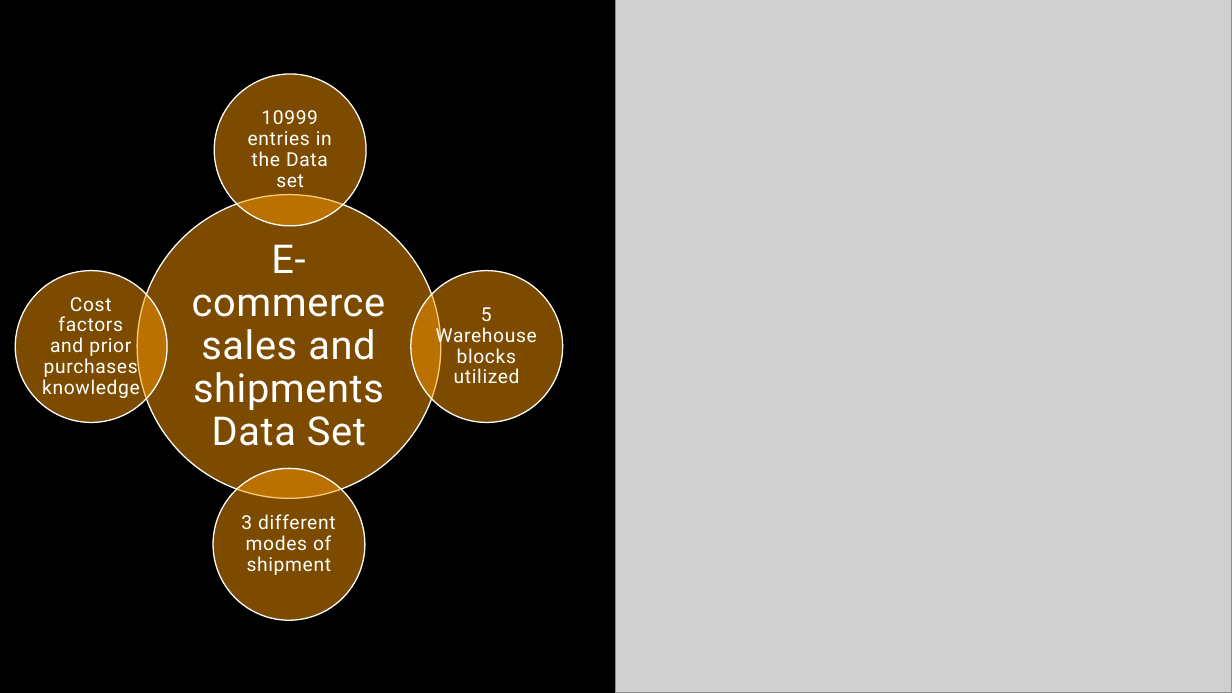
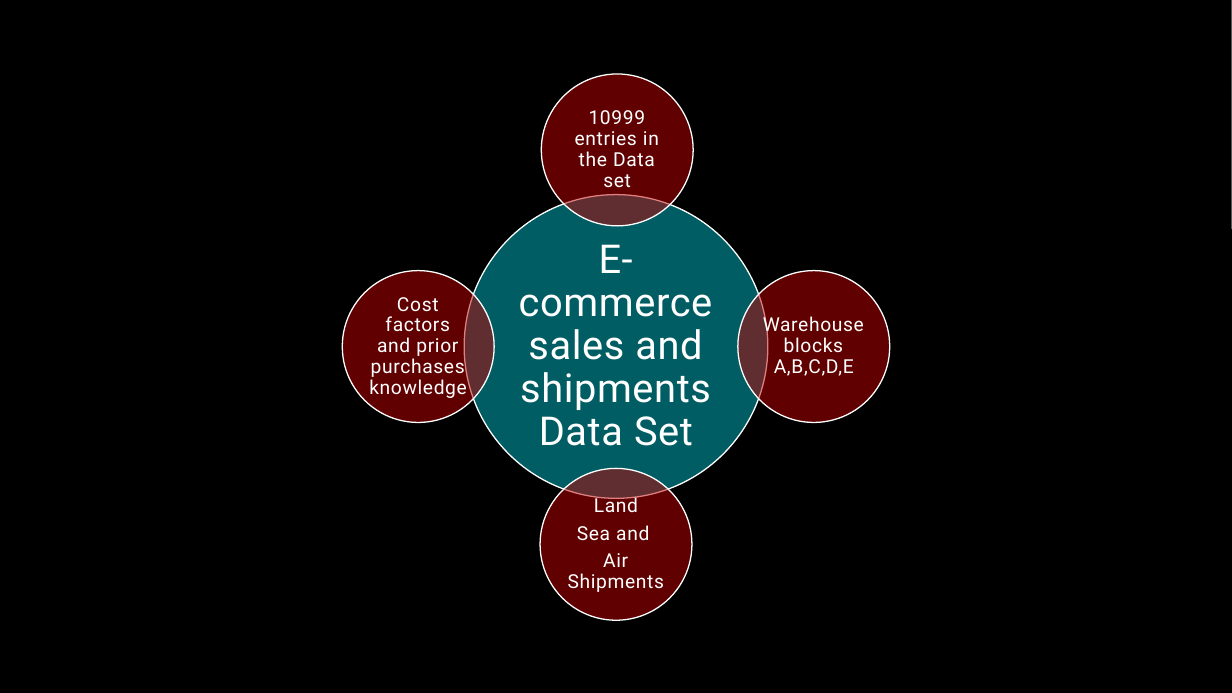
Before and after one commit to jaymhart76/e_commerce_classification_project, a slide deck: slide 3 of E-commerce_project.pptx. Drawn at 1232x693 pixels with LibreOffice and Linux fonts; fonts in the diff are those of the drawing; grey boxes stand for pictures. Boxes give left, top, right and bottom in pixels: in the first picture for what was removed or moved away, otherwise in the second. Text is boxed around its words. In the diff, an @@ line names an element or a change of style, - is before the commit and + after.

```diff
--- a/E-commerce_project.pptx
+++ b/E-commerce_project.pptx
@@ picture removed at box(616, 0, 1232, 693) @@
@@ group removed at box(15, 74, 537, 620): 4 ellipses, 2 texts @@
-5 Warehouse blocks utilized
-3 different modes of shipment
@@ ellipse: place and size @@
-ellipse at box(411, 271, 563, 422)
+ellipse at box(342, 271, 494, 422)
@@ ellipse at box(342, 271, 494, 422): fill #F99700 at 50% opacity to #C00000 at 50% opacity @@
@@ 3 texts: place and size @@
-3 texts at box(42, 110, 386, 446)
+3 texts at box(369, 110, 713, 446)
@@ group added at box(464, 74, 890, 620): 4 ellipses, 2 texts @@
+Warehouse blocks A,B,C,D,E
+Land
+Sea and
+Air Shipments
```
Also in this commit, not shown: 5 other slides changed, 2 slides added, 1 slide removed.
